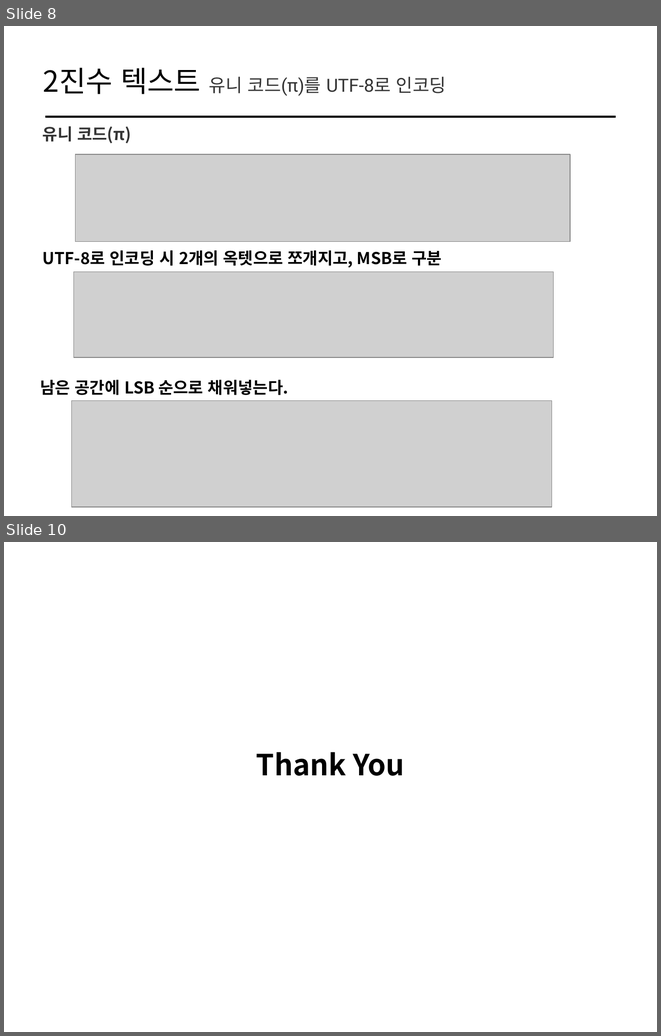
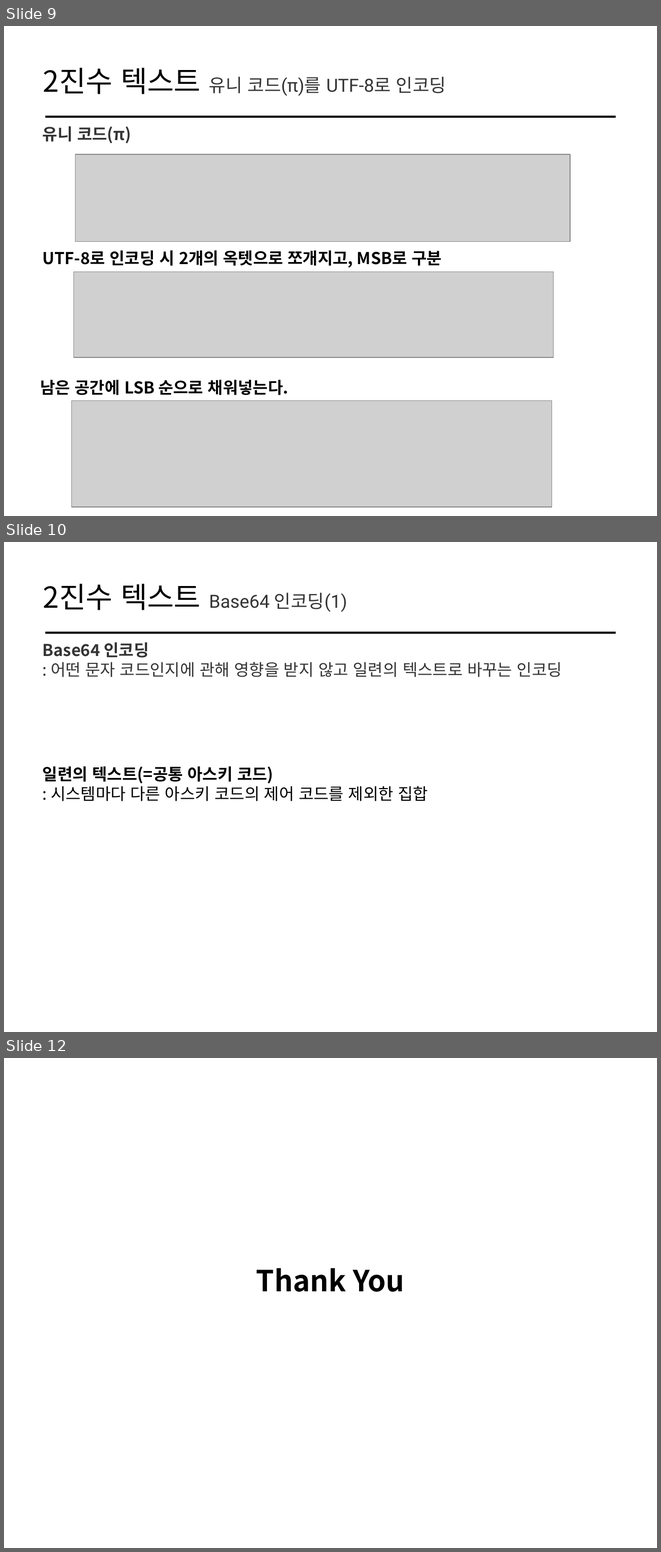
Before and after one commit to cs-study-org/cs-study, a slide deck: 01/yongki/LanguageSystem.pptx. Shown one above the other, each under a label of ours: slides 8 and 10 before the commit, slides 9, 10 and 12 after it; the slides between them are not shown. The pictures are 661x1036 and 661x1552 pixels, drawn with LibreOffice and Linux fonts; fonts in the diff are those of the drawing; grey boxes stand for pictures. Boxes give left, top, right and bottom in pixels: in the first picture for what was removed or moved away, otherwise in the second. Text is boxed around its words. In the diff, an @@ line names an element or a change of style, - is before the commit and + after.

```diff
--- a/01/yongki/LanguageSystem.pptx
+++ b/01/yongki/LanguageSystem.pptx
@@ slide 10 added at [4, 542, 657, 1032], background #FFFFFF @@
@@ text added at [43, 583, 347, 612], 20 pt, text #333333 @@
+2진수 텍스트 Base64 인코딩(1)
@@ line added from (45, 633) to (616, 633), #000000 2 pt @@
@@ text added at [43, 642, 562, 677], 18 pt, text #333333 @@
+Base64 인코딩
+: 어떤 문자 코드인지에 관해 영향을 받지 않고 일련의 텍스트로 바꾸는 인코딩
@@ text added at [43, 766, 429, 801], 18 pt, text #000000 @@
+일련의 텍스트(=공통 아스키 코드)
+: 시스템마다 다른 아스키 코드의 제어 코드를 제외한 집합
@@ what was slide 8 is now slide 9 @@
@@ what was slide 10 is now slide 12 @@
```
Also in this commit, not shown: 2 slides changed, 1 other slide added.
